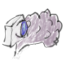
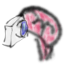
Layer changes from the first 64 x 64 image to the second:
hid "HersenOutline" over [10,8,63,60]
hid "HersenAchtergrond" over [11,9,62,50]
added group "Hersenen" with 2 layers over [14,4,64,64]
added layer "HersenOutline2" in group "Hersenen" over [14,4,64,64]
added layer "HersenAchtergrond2" in group "Hersenen" over [23,7,62,63]
